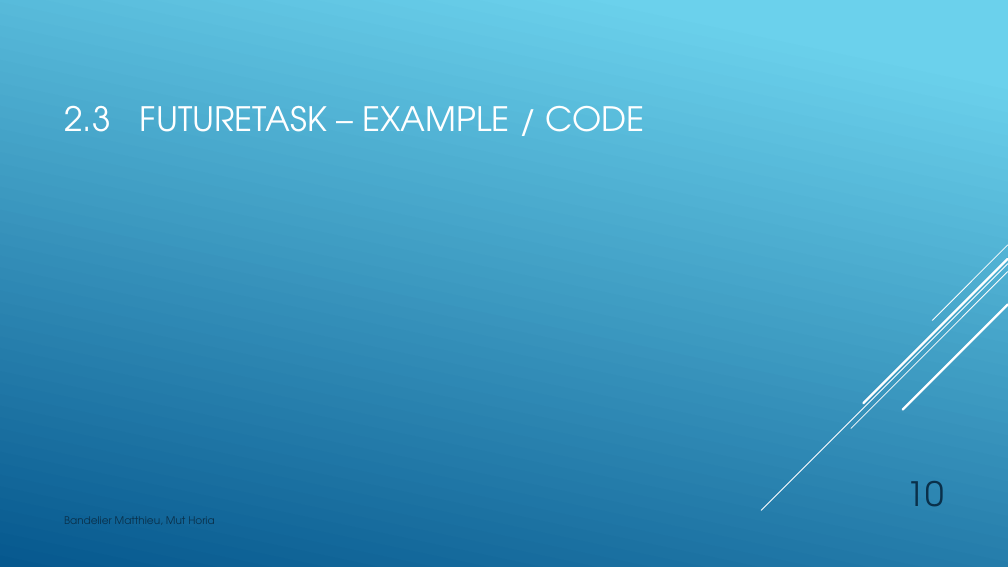
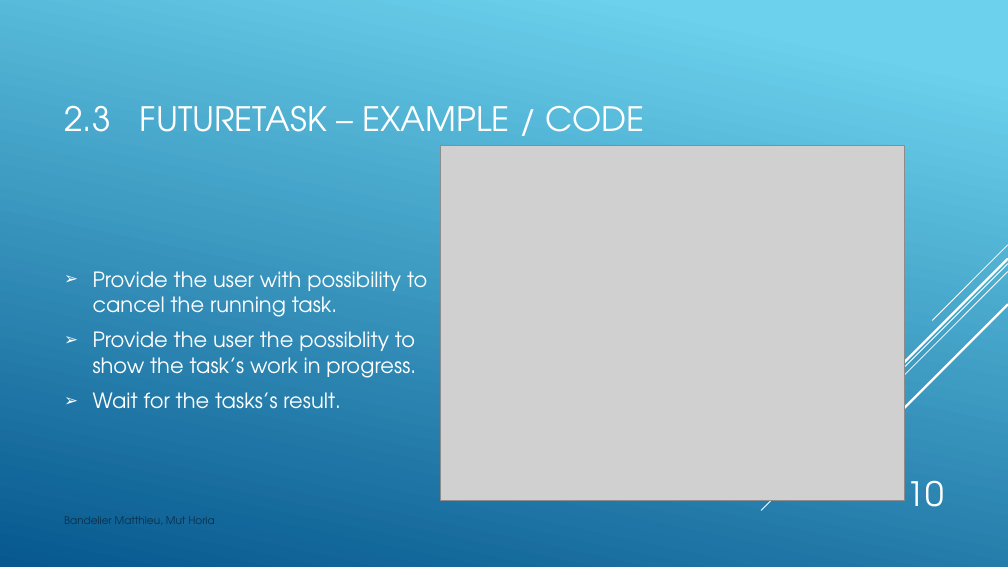
Before and after one commit to Drakesinger/FutureTaskAndCallable, a slide deck: slide 10 of presentation/CallableFutureTask.pptx. Drawn at 1008x567 pixels with LibreOffice and Linux fonts; fonts in the diff are those of the drawing; grey boxes stand for pictures. Boxes give left, top, right and bottom in pixels: in the first picture for what was removed or moved away, otherwise in the second. Text is boxed around its words. In the diff, an @@ line names an element or a change of style, - is before the commit and + after.

Commit message:
Finish FutureTask part of the presentation.

```diff
--- a/presentation/CallableFutureTask.pptx
+++ b/presentation/CallableFutureTask.pptx
@@ picture added at <box>441,145,904,501</box> @@
@@ text added at <box>93,271,427,409</box>, 20 pt, text #FFFFFF @@
+➢ Provide the user with possibility to cancel the running task.
+➢ Provide the user the possiblity to show the task’s work in progress.
+➢ Wait for the tasks’s result.
@@ page number at <box>906,480,943,507</box>: text colour #0A304A to #FFFFFF @@
```
Also in this commit, not shown: 5 other slides changed.
